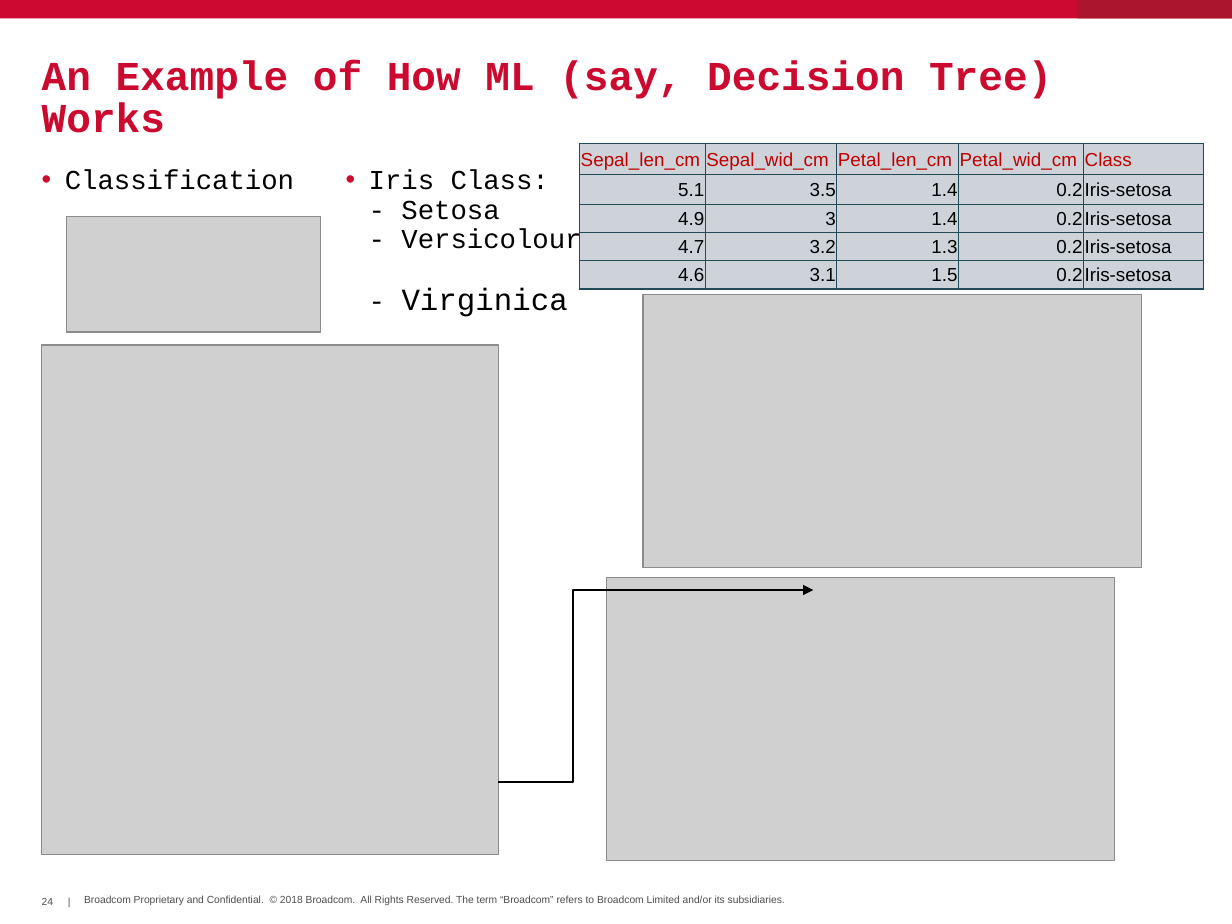
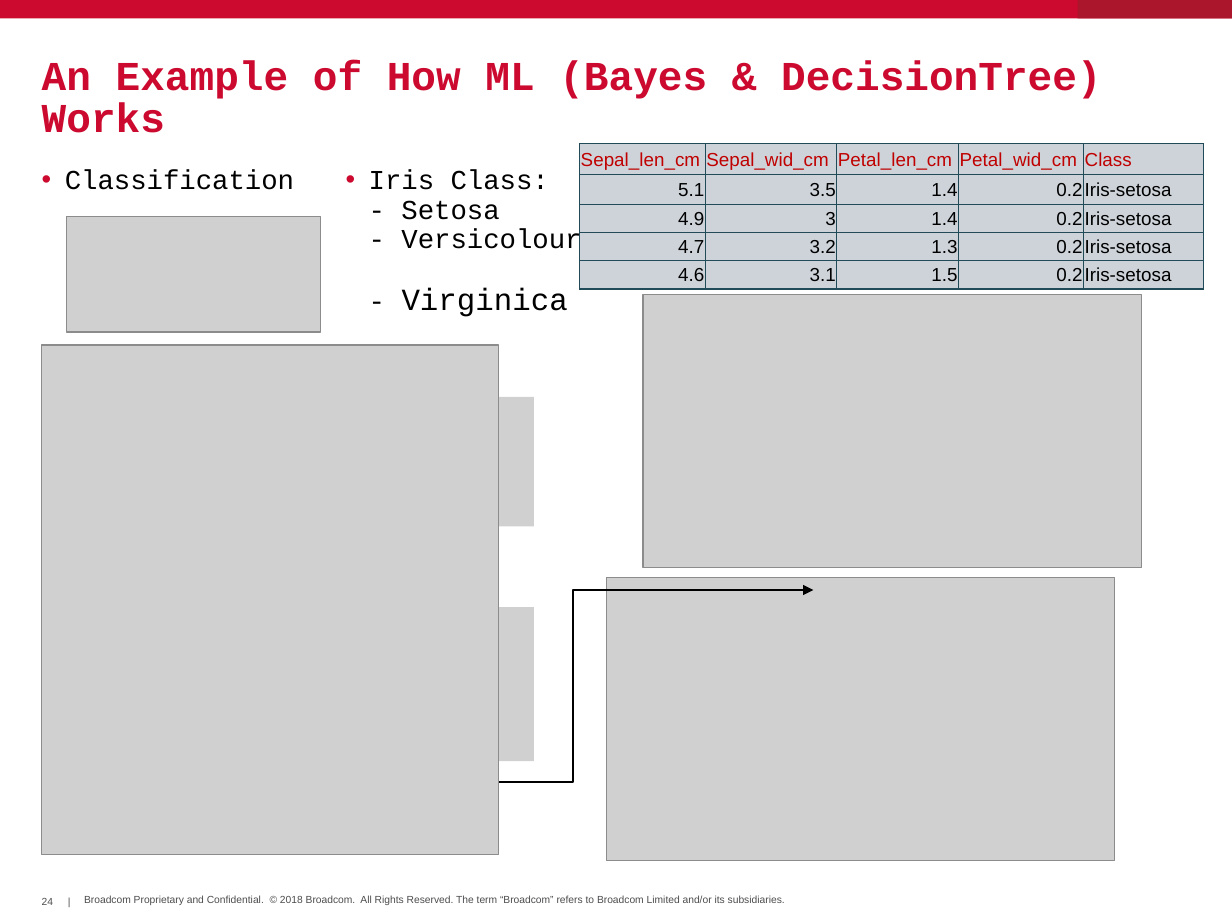
Before and after one commit to hayhan/loganalyzer, a slide deck: slide 24 of papers/LogAnalyzerIntro.pptx. Drawn at 1232x924 pixels with LibreOffice and Linux fonts; fonts in the diff are those of the drawing; grey boxes stand for pictures; background and template pictures are left out. Boxes give left, top, right and bottom in pixels: in the first picture for what was removed or moved away, otherwise in the second. Text is boxed around its words. In the diff, an @@ line names an element or a change of style, - is before the commit and + after.

```diff
--- a/papers/LogAnalyzerIntro.pptx
+++ b/papers/LogAnalyzerIntro.pptx
@@ title at [42,60,1101,133]: text changed @@
-An Example of How ML (say, Decision Tree) Works
+An Example of How ML (Bayes & DecisionTree) Works
@@ picture added at [49,397,533,526] @@
@@ picture added at [49,607,533,761] @@
```
Also in this commit, not shown: 1 other slide changed.
